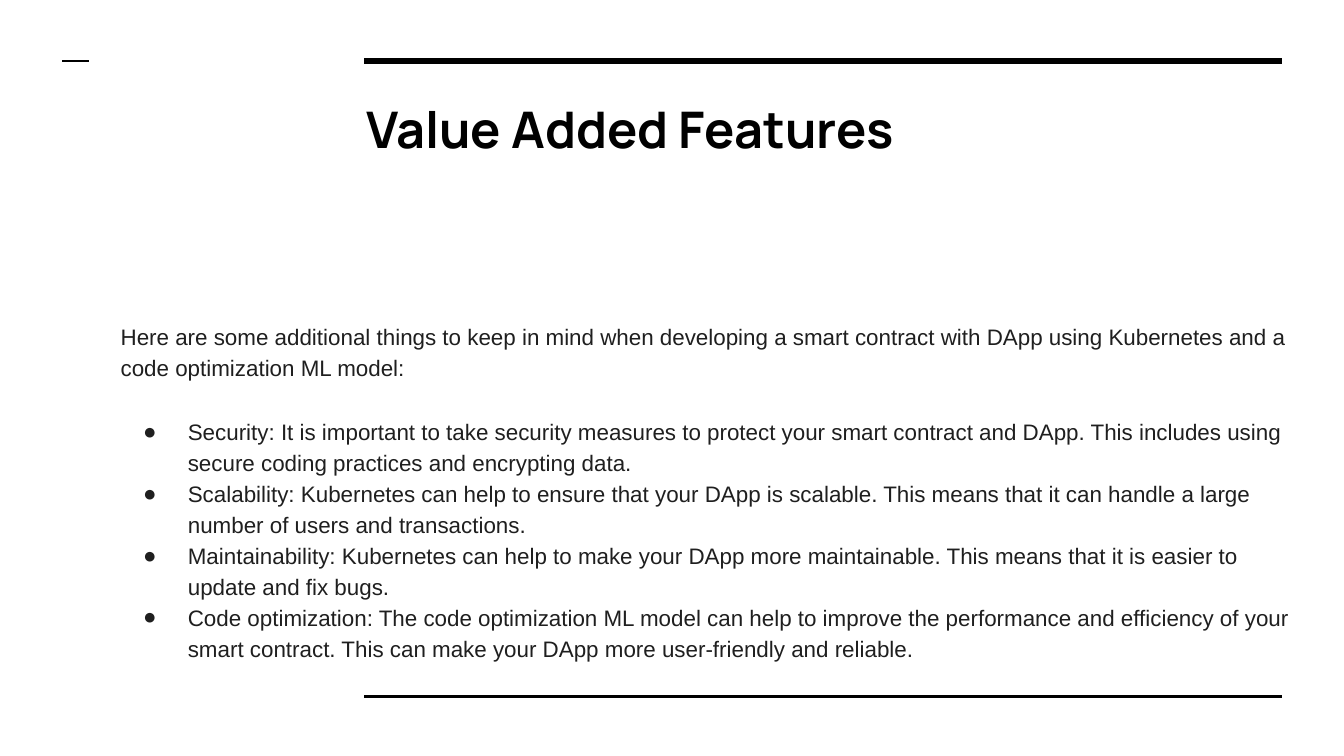
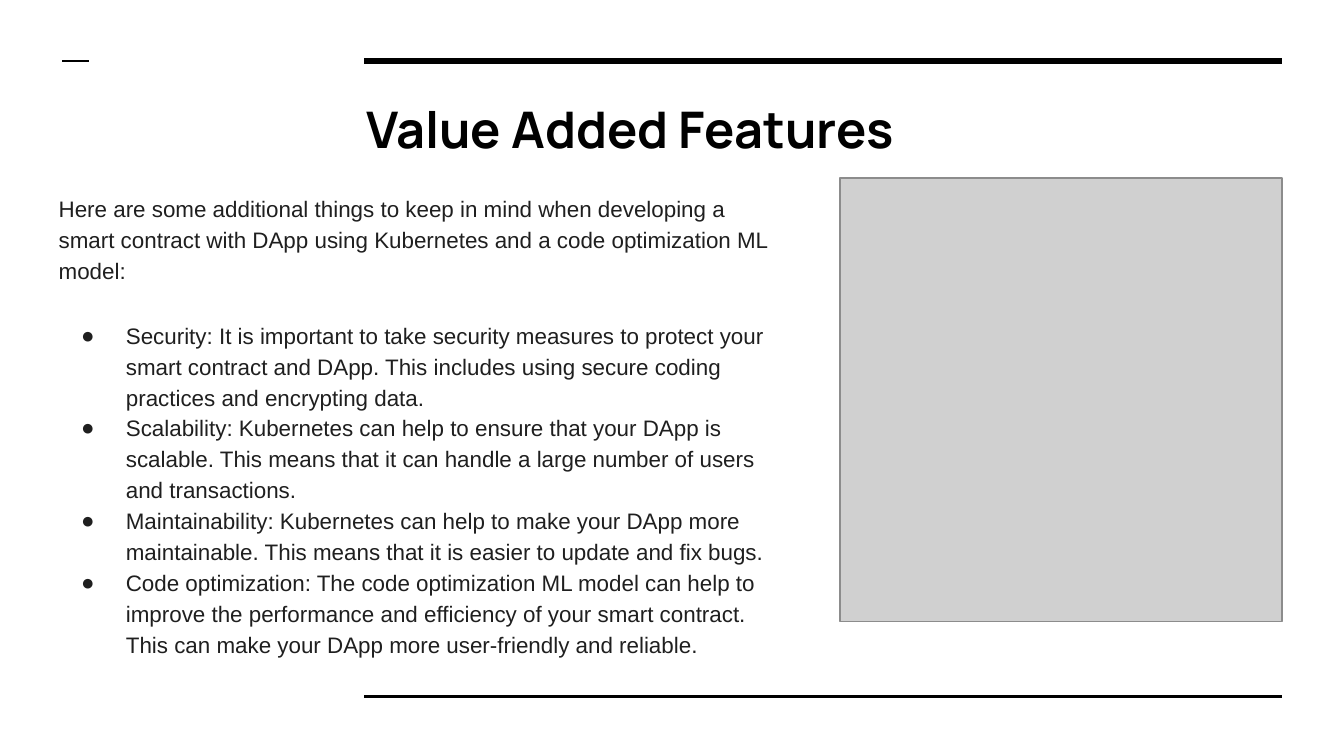
Before and after one commit to lokeshwaran100/neploy, a slide deck: slide 5 of doc/NEPLOY project.pptx. Drawn at 1344x756 pixels with LibreOffice and Linux fonts; fonts in the diff are those of the drawing; grey boxes stand for pictures. Boxes give left, top, right and bottom in pixels: in the first picture for what was removed or moved away, otherwise in the second. Text is boxed around its words. In the diff, an @@ line names an element or a change of style, - is before the commit and + after.

```diff
--- a/doc/NEPLOY project.pptx
+++ b/doc/NEPLOY project.pptx
@@ text "Here are some additional things ..." rewrapped from <box>121,328,1288,662</box> to <box>59,200,768,627</box> @@
@@ picture added at <box>840,177,1282,621</box> @@
```
Also in this commit, not shown: 4 other slides changed.
